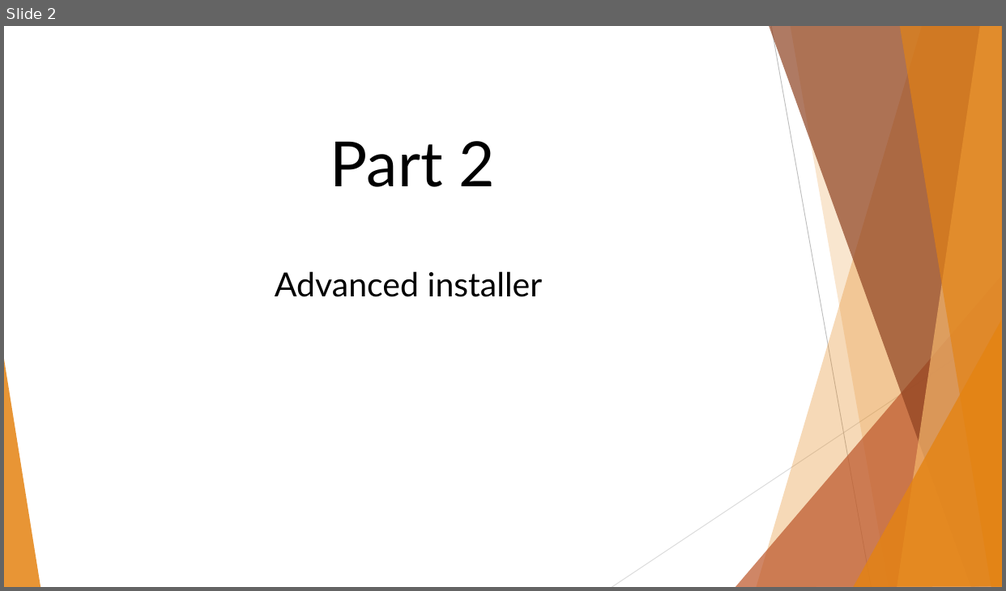
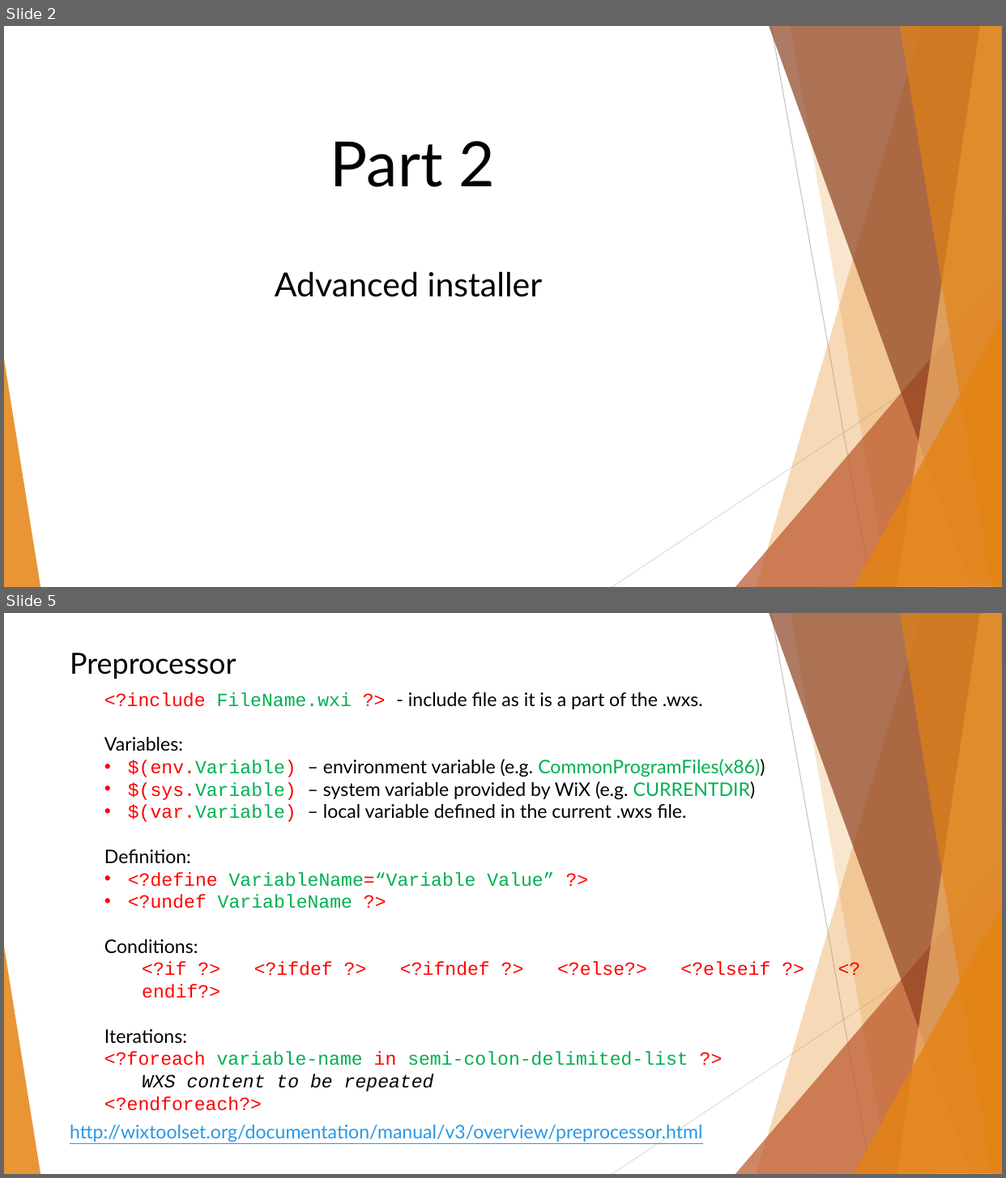
Before and after one commit to BinaryStudioAcademy/WixGettingStartedCourse, a slide deck: Part 2/WiX Part 2.pptx. Shown one above the other, each under a label of ours: slide 2 before the commit, slides 2 and 5 after it; the slides between them are not shown. The pictures are 1006x591 and 1006x1178 pixels, drawn with LibreOffice and Linux fonts; fonts in the diff are those of the drawing. Boxes give left, top, right and bottom in pixels: in the first picture for what was removed or moved away, otherwise in the second. Text is boxed around its words. In the diff, an @@ line names an element or a change of style, - is before the commit and + after.

Commit message:
Finished Part 2

```diff
--- a/Part 2/WiX Part 2.pptx
+++ b/Part 2/WiX Part 2.pptx
@@ slide 5 added at box(4, 613, 1002, 1174), background #FFFFFF; not listed: 10 template elements that a slide beside it also shows @@
@@ text added at box(70, 653, 236, 679), 28 pt, text #000000 @@
+Preprocessor
@@ text added at box(104, 692, 770, 1111), 18 pt, text #000000 @@
+<?include FileName.wxi ?> - include file as it is a part of the .wxs.
+Variables:
+• $(env.Variable) – environment variable (e.g. CommonProgramFiles(x86))
+• $(sys.Variable) – system variable provided by WiX (e.g. CURRENTDIR)
+• $(var.Variable) – local variable defined in the current .wxs file.
+Definition:
+• <?define VariableName=“Variable Value” ?>
+• <?undef VariableName ?>
+Conditions:
+  <?if ?> <?ifdef ?> <?ifndef ?> <?else?> <?elseif ?> <?endif?>
+Iterations:
+<?foreach variable-name in semi-colon-delimited-list ?>
+  WXS content to be repeated
+<?endforeach?>
@@ text added at box(70, 1125, 702, 1143), 18 pt, text #2998E3, underline @@
+http://wixtoolset.org/documentation/manual/v3/overview/preprocessor.html
```
Also in this commit, not shown: 3 slides changed, 3 other slides added, 3 other files.
